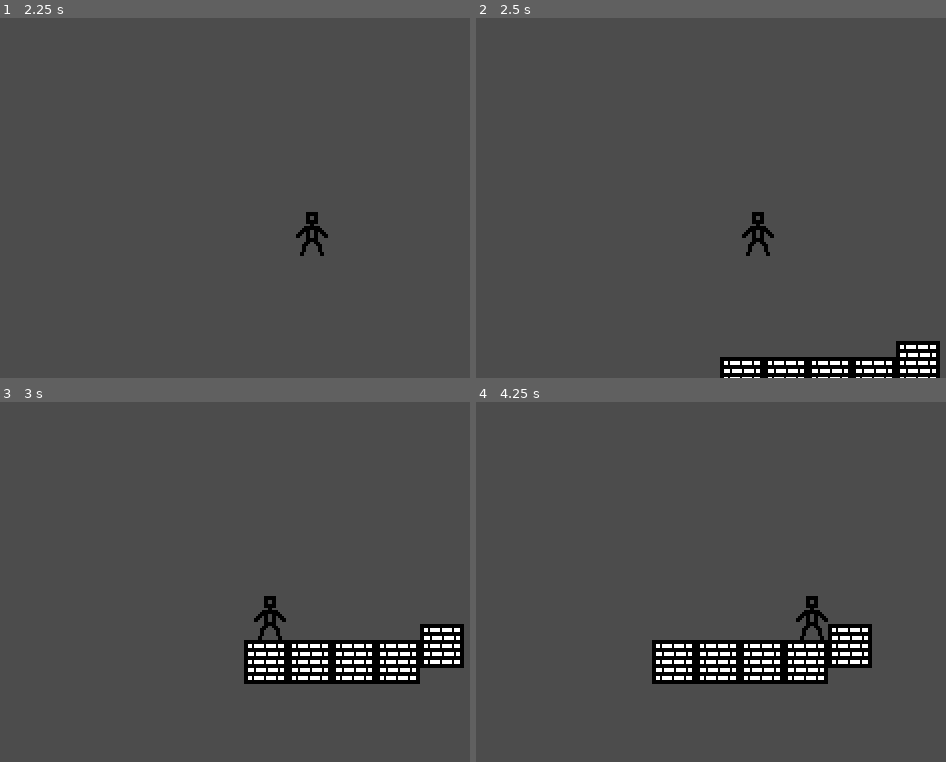
Above: before the commit, frames 1-4 (two rows, left to right).
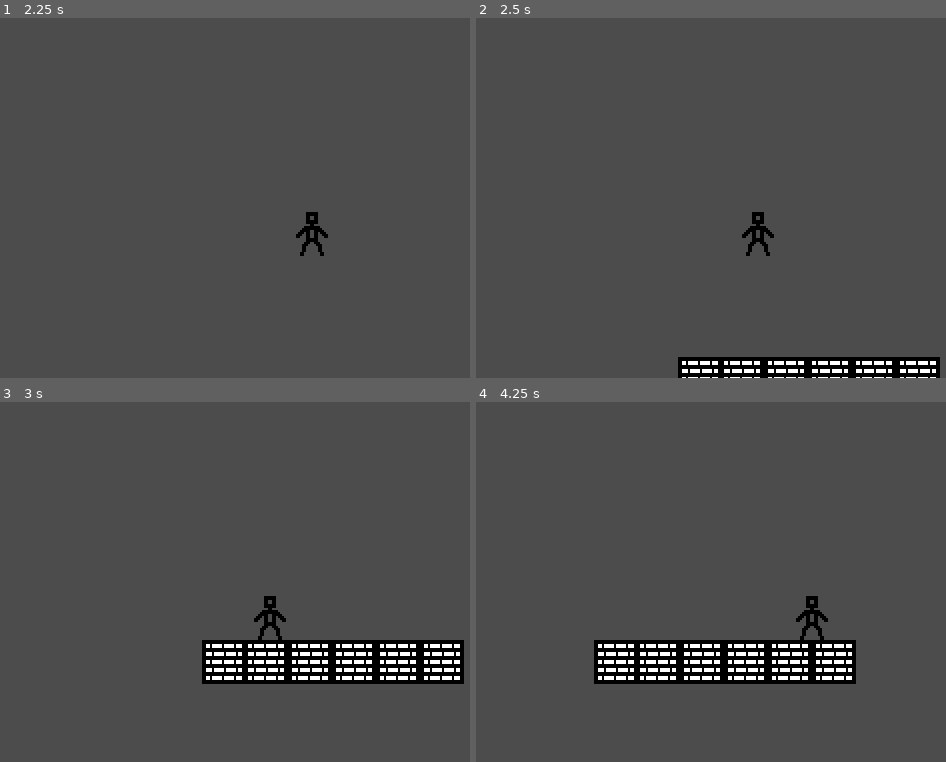
Above: after the commit, the same moments.

Repository: somebody1212/meson-studios-tower-defence
Game: Godot game, scene res://StageOne.tscn
Same seed, same stepped clock (60 frames per second), same inputs: the game is played once before the commit and once after it.
Inputs:
- Up to frame 1 (2.25 s): hold Right (ui_right) 0.53-2.03 s; tap Up (ui_up) at 0.77, 1.52 s; hold Left (ui_left) from 2.03 s (still down)
- Up to frame 2 (2.5 s): keep holding Left (ui_left)
- Up to frame 3 (3 s): release Left (ui_left) at 2.78 s; hold Right (ui_right) from 2.78 s (still down)
- Up to frame 4 (4.25 s): keep holding Right (ui_right); tap Up (ui_up) at 3.02, 3.77 s

Frame 1 is identical in both runs. In frame 2, 0.9% of the frame differs, in the area x 42-99%, y 89-100%; in frame 3, 1.9%; in frame 4, 3.9%, in the area x 25-85%, y 61-79%.

Commit message:
Extend Gliding Platform.

Diff:
--- a/StageOne.tscn
+++ b/StageOne.tscn
@@ -295,7 +295,7 @@
 [node name="Ground5" type="Sprite" parent="Special_Blocks" index="5"]
 
 editor/display_folded = true
-position = Vector2( 270, 599 )
+position = Vector2( 270, 607 )
 texture = ExtResource( 2 )
 script = ExtResource( 3 )
 __meta__ = {
@@ -315,3 +315,27 @@
 [node name="CollisionShape2D" type="CollisionShape2D" parent="Special_Blocks/Ground5/StaticBody2D" index="0"]
 
 shape = SubResource( 2 )
+
+[node name="Ground6" type="Sprite" parent="Special_Blocks" index="6"]
+
+editor/display_folded = true
+position = Vector2( 161, 607 )
+texture = ExtResource( 2 )
+script = ExtResource( 3 )
+__meta__ = {
+"_edit_group_": true
+}
+
+[node name="StaticBody2D" type="StaticBody2D" parent="Special_Blocks/Ground6" index="0"]
+
+input_pickable = false
+collision_layer = 1
+collision_mask = 1
+constant_linear_velocity = Vector2( 0, 0 )
+constant_angular_velocity = 0.0
+friction = 1.0
+bounce = 0.0
+
+[node name="CollisionShape2D" type="CollisionShape2D" parent="Special_Blocks/Ground6/StaticBody2D" index="0"]
+
+shape = SubResource( 2 )
